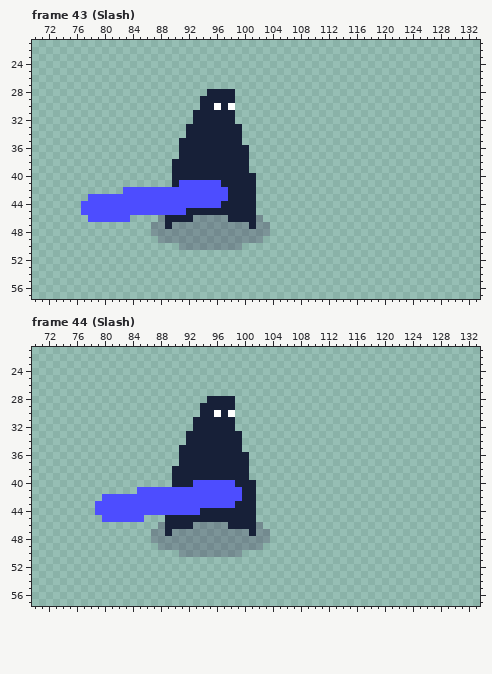
Pixel-art file: assets/sprites/four.aseprite. This is how it looked before the edit.
192x64 pixels, 88 frames. Shown: frame 43 (Slash): x 70..133, y 21..57; frame 44 (Slash): x 70..133, y 21..57. The commit also changed other frames, which this record leaves out.
New version:
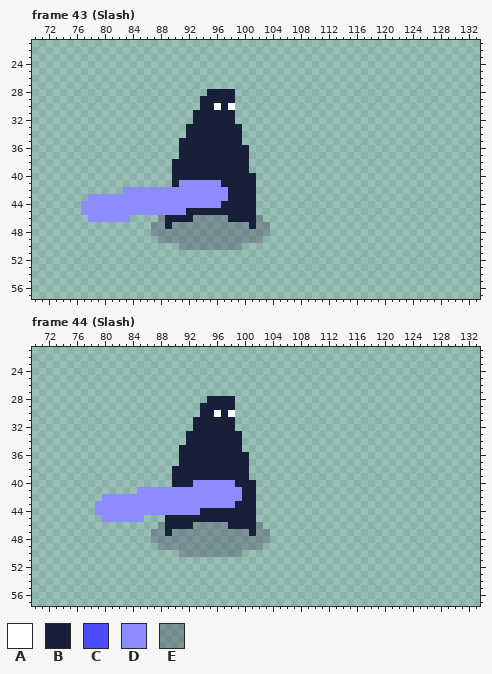
Palette (. is transparent): A #ffffff  B #172038  C #4d4dff  D #8c8cff  E #23003839
Changes in this commit:
{"where": "frame 43 (Slash), layer \"Sword\""}
{"frame":43,"y":41,"x":91,"old":"CCCCCC","new":"DDDDDD"}
{"frame":43,"y":42,"x":83,"old":"CCCCCCCCCCCCCCC","new":"DDDDDDDDDDDDDDD"}
{"frame":43,"y":43,"x":78,"old":"CCCCCCCCCCCCCCCCCCCC","new":"DDDDDDDDDDDDDDDDDDDD"}
{"frame":43,"y":44,"x":77,"old":"CCCCCCCCCCCCCCCCCCCC","new":"DDDDDDDDDDDDDDDDDDDD"}
{"frame":43,"y":45,"x":77,"old":"CCCCCCCCCCCCCCC","new":"DDDDDDDDDDDDDDD"}
{"frame":43,"y":46,"x":78,"old":"CCCCCC","new":"DDDDDD"}
{"where": "frame 44 (Slash), layer \"Sword\""}
{"frame":44,"y":40,"x":93,"old":"CCCCCC","new":"DDDDDD"}
{"frame":44,"y":41,"x":85,"old":"CCCCCCCCCCCCCCC","new":"DDDDDDDDDDDDDDD"}
{"frame":44,"y":42,"x":80,"old":"CCCCCCCCCCCCCCCCCCCC","new":"DDDDDDDDDDDDDDDDDDDD"}
{"frame":44,"y":43,"x":79,"old":"CCCCCCCCCCCCCCCCCCCC","new":"DDDDDDDDDDDDDDDDDDDD"}
{"frame":44,"y":44,"x":79,"old":"CCCCCCCCCCCCCCC","new":"DDDDDDDDDDDDDDD"}
{"frame":44,"y":45,"x":80,"old":"CCCCCC","new":"DDDDDD"}
{"label":"changed","picture_box":[81,180,228,222]}
{"label":"changed","picture_box":[95,480,242,522]}
